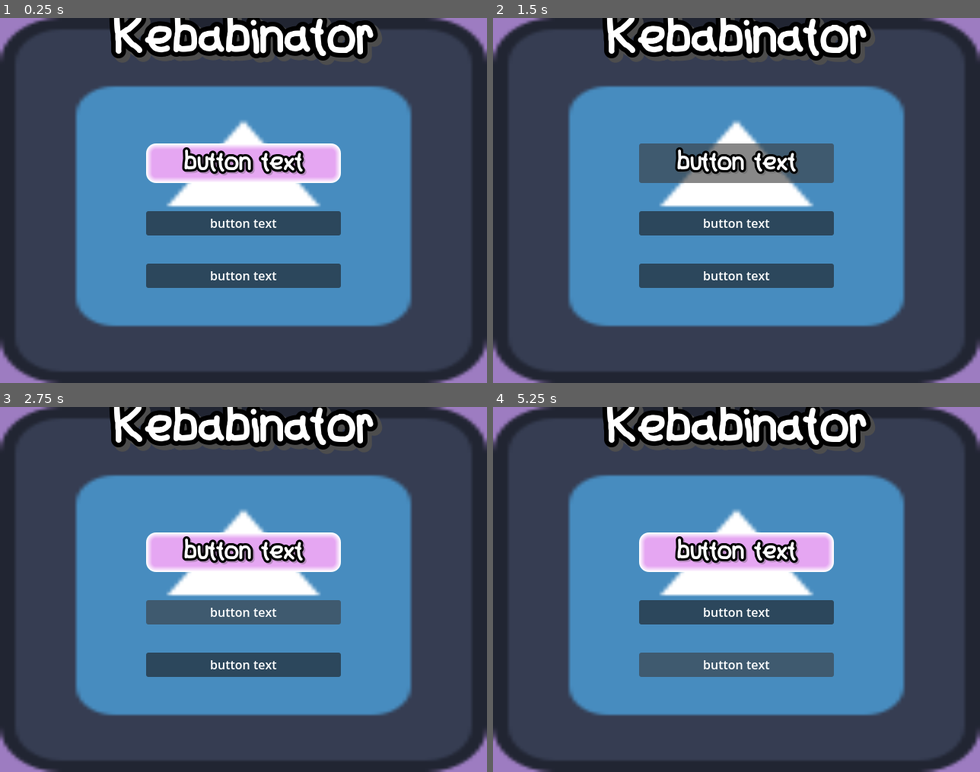
Above: before the commit, frames 1-4 (two rows, left to right).
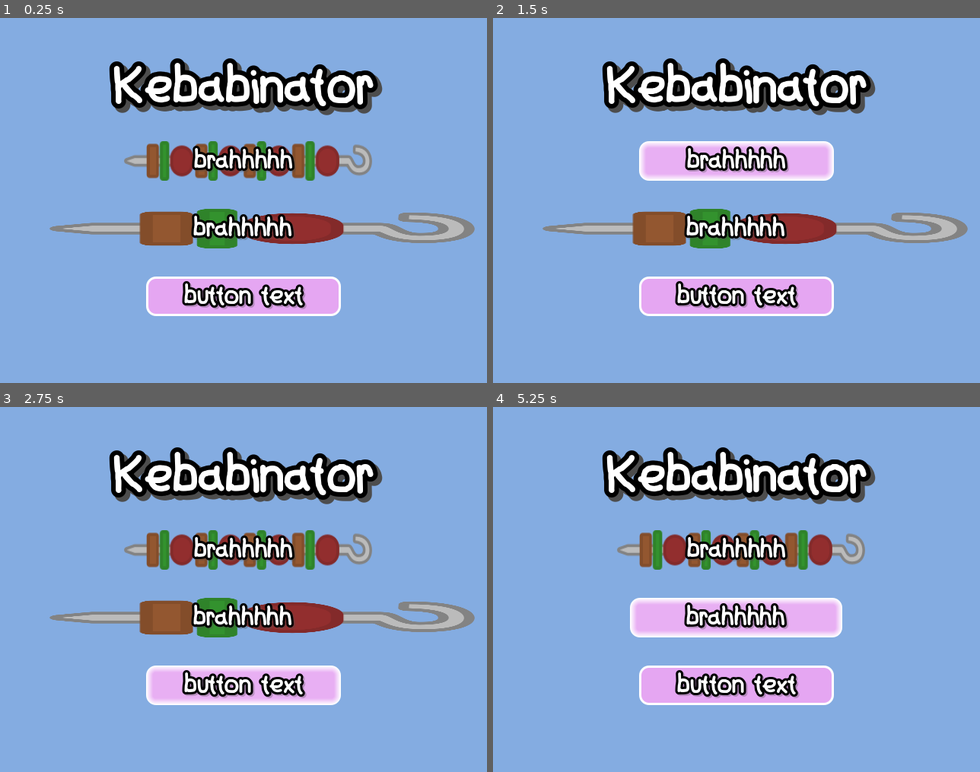
Above: after the commit, the same moments.

Repository: MartinLeGrand/AGES2026GameJam
Game: Godot game, scene res://Project/UI/MainMenu.tscn
The game is run twice, just before and just after one commit, with the same random seed, the same clock (stepped at 60 frames per second) and the same inputs. The project has no main scene, so this scene is started directly. The engine's default icon, where the game draws it, is replaced by a stand-in: a white triangle on a blue panel in a dark square.
Inputs:
- Up to frame 1 (0.25 s): no input
- Up to frame 2 (1.5 s): click "button text" at 0.5 s; click "button text" (after the commit: "brahhhhh") at 1.25 s
- Up to frame 3 (2.75 s): click "button text" at 2 s
- Up to frame 4 (5.25 s): click "button text" (after the commit: "brahhhhh") at 2.75 s; click "button text" (after the commit: "brahhhhh") at 3.5 s; click "button text" at 4.25 s; click "button text" (after the commit: "brahhhhh") at 5 s

The runs differ from the first frame. In frame 1, 99% of the frame differs, in the area x 0-100%, y 0-100%; in frame 2, 99%; in frame 3, 99%; in frame 4, 99%.

Commit message:
UI saker

Diff:
--- /dev/null
+++ b/Project/UI/Inkscape/Button_Background.svg
@@ -0,0 +1,46 @@
+<?xml version="1.0" encoding="UTF-8" standalone="no"?>
+<!-- Created with Inkscape (http://www.inkscape.org/) -->
+
+<svg
+   width="35.328144mm"
+   height="12.549905mm"
+   viewBox="0 0 35.328144 12.549905"
+   version="1.1"
+   id="svg1"
+   xml:space="preserve"
+   xmlns="http://www.w3.org/2000/svg"
+   xmlns:svg="http://www.w3.org/2000/svg"><defs
+     id="defs1" /><g
+     id="layer1"
+     transform="translate(-39.173459,-39.035344)"><path
+       id="rect1"
+       style="font-variation-settings:'wdth' 75, 'wght' 800;fill:#bbbbbb;stroke:#838383;stroke-width:1.87296;stroke-linejoin:round;paint-order:markers stroke fill"
+       d="m 42.893669,44.40155 h 23.389248 c 1.06836,0 1.20658,3.188846 3.457951,3.188846 2.251372,0 2.508506,-1.606949 2.492889,-2.280105 -0.01562,-0.673156 -0.184458,-2.674114 -3.471439,-3.017876 l 0.03762,-1.215825 c 3.603501,0 4.765185,2.422751 4.765185,4.328879 0,1.906128 -1.069226,3.574502 -3.526393,3.574502 -2.457168,0 -3.065876,-1.700692 -3.833895,-2.760939 H 42.893673 l -2.783939,-0.90874 z" /><rect
+       style="font-variation-settings:'wdth' 75, 'wght' 800;fill:#935730;fill-opacity:1;stroke:#834d2a;stroke-width:2;stroke-linejoin:round;stroke-opacity:1;paint-order:markers stroke fill"
+       id="rect2"
+       width="2.2035601"
+       height="8.8142405"
+       x="48.010994"
+       y="40.903175" /><rect
+       style="font-variation-settings:'wdth' 75, 'wght' 800;fill:#33922e;fill-opacity:1;stroke:#2f832a;stroke-width:2;stroke-linejoin:round;stroke-opacity:1;paint-order:markers stroke fill"
+       id="rect3"
+       width="1.1998026"
+       height="10.549904"
+       x="52.529041"
+       y="40.035343" /><rect
+       style="font-variation-settings:'wdth' 75, 'wght' 800;fill:#922e2e;fill-opacity:1;stroke:#832a2a;stroke-width:2;stroke-linejoin:round;stroke-opacity:1;paint-order:markers stroke fill"
+       id="rect4"
+       width="6.0931206"
+       height="7.810483"
+       x="56.043327"
+       y="41.405052"
+       rx="3.0465593"
+       ry="3.0465593" /></g><rect
+     style="font-variation-settings:'wdth' 75, 'wght' 800;display:none;fill:#922e2e;fill-opacity:0.207712;stroke:none;stroke-width:2.92443;stroke-linejoin:round;stroke-opacity:1;paint-order:markers stroke fill"
+     id="rect5"
+     width="35.32814"
+     height="12.549904"
+     x="2.9224793e-06"
+     y="-6.122084e-07"
+     rx="0"
+     ry="0" /></svg>
--- /dev/null
+++ b/Project/UI/Inkscape/Button_Background_HQ.svg
@@ -0,0 +1,46 @@
+<?xml version="1.0" encoding="UTF-8" standalone="no"?>
+<!-- Created with Inkscape (http://www.inkscape.org/) -->
+
+<svg
+   width="35.328144mm"
+   height="12.549905mm"
+   viewBox="0 0 35.328144 12.549905"
+   version="1.1"
+   id="svg1"
+   xml:space="preserve"
+   xmlns="http://www.w3.org/2000/svg"
+   xmlns:svg="http://www.w3.org/2000/svg"><defs
+     id="defs1" /><g
+     id="layer1"
+     transform="translate(-39.173459,-39.035344)"><path
+       id="rect1"
+       style="font-variation-settings:'wdth' 75, 'wght' 800;fill:#bbbbbb;stroke:#838383;stroke-width:1.87296;stroke-linejoin:round;paint-order:markers stroke fill"
+       d="m 42.893669,44.40155 h 23.389248 c 1.06836,0 1.20658,3.188846 3.457951,3.188846 2.251372,0 2.508506,-1.606949 2.492889,-2.280105 -0.01562,-0.673156 -0.184458,-2.674114 -3.471439,-3.017876 l 0.03762,-1.215825 c 3.603501,0 4.765185,2.422751 4.765185,4.328879 0,1.906128 -1.069226,3.574502 -3.526393,3.574502 -2.457168,0 -3.065876,-1.700692 -3.833895,-2.760939 H 42.893673 l -2.783939,-0.90874 z" /><rect
+       style="font-variation-settings:'wdth' 75, 'wght' 800;fill:#935730;fill-opacity:1;stroke:#834d2a;stroke-width:2;stroke-linejoin:round;stroke-opacity:1;paint-order:markers stroke fill"
+       id="rect2"
+       width="2.2035601"
+       height="8.8142405"
+       x="48.010994"
+       y="40.903175" /><rect
+       style="font-variation-settings:'wdth' 75, 'wght' 800;fill:#33922e;fill-opacity:1;stroke:#2f832a;stroke-width:2;stroke-linejoin:round;stroke-opacity:1;paint-order:markers stroke fill"
+       id="rect3"
+       width="1.1998026"
+       height="10.549904"
+       x="52.529041"
+       y="40.035343" /><rect
+       style="font-variation-settings:'wdth' 75, 'wght' 800;fill:#922e2e;fill-opacity:1;stroke:#832a2a;stroke-width:2;stroke-linejoin:round;stroke-opacity:1;paint-order:markers stroke fill"
+       id="rect4"
+       width="6.0931206"
+       height="7.810483"
+       x="56.043327"
+       y="41.405052"
+       rx="3.0465593"
+       ry="3.0465593" /></g><rect
+     style="font-variation-settings:'wdth' 75, 'wght' 800;display:none;fill:#922e2e;fill-opacity:0.207712;stroke:none;stroke-width:2.92443;stroke-linejoin:round;stroke-opacity:1;paint-order:markers stroke fill"
+     id="rect5"
+     width="35.32814"
+     height="12.549904"
+     x="2.9224793e-06"
+     y="-6.122084e-07"
+     rx="0"
+     ry="0" /></svg>
--- a/Project/UI/MainMenu.tscn
+++ b/Project/UI/MainMenu.tscn
@@ -1,18 +1,33 @@
 [gd_scene format=3 uid="uid://cfv8kn57cs3su"]
 
-[ext_resource type="Texture2D" uid="uid://be4pshd6uuas0" path="res://Project/Art/icon.svg" id="1_22b33"]
-[ext_resource type="LabelSettings" uid="uid://cipdl0onphtiv" path="res://Project/UI/Label Settings/LS_GameTitle.tres" id="2_ptxru"]
-[ext_resource type="LabelSettings" uid="uid://cij2mbiqocumf" path="res://Project/UI/Label Settings/LS_Button_MainMenu.tres" id="3_lm3qj"]
+[ext_resource type="StyleBox" uid="uid://qixmiol0238r" path="res://Project/UI/Styles/StyleBoxFlat/SBF_Button_MainMenu.tres" id="2_22b33"]
+[ext_resource type="StyleBox" uid="uid://bor18it3ljgy8" path="res://Project/UI/Styles/StyleBoxFlat/SBT_Button_MainMenu.tres" id="2_lm3qj"]
+[ext_resource type="LabelSettings" uid="uid://cipdl0onphtiv" path="res://Project/UI/Styles/Labels/LS_GameTitle.tres" id="2_ptxru"]
+[ext_resource type="StyleBox" uid="uid://bi14ojy2jrq43" path="res://Project/UI/Styles/StyleBoxFlat/SBT_Button_MainMenu_HQ.tres" id="3_2j7ew"]
+[ext_resource type="LabelSettings" uid="uid://cij2mbiqocumf" path="res://Project/UI/Styles/Labels/LS_Button_MainMenu.tres" id="3_lm3qj"]
 
-[sub_resource type="StyleBoxTexture" id="StyleBoxTexture_jtttf"]
-texture = ExtResource("1_22b33")
+[sub_resource type="StyleBoxFlat" id="StyleBoxFlat_uhk5j"]
+bg_color = Color(0.5169873, 0.67330265, 0.88143444, 1)
 
-[sub_resource type="StyleBoxFlat" id="StyleBoxFlat_4nwno"]
-bg_color = Color(0.89680314, 0.6497098, 0.94676155, 1)
-border_width_left = 8
-border_width_top = 8
-border_width_right = 8
-border_width_bottom = 8
+[sub_resource type="StyleBoxFlat" id="StyleBoxFlat_fydg2"]
+bg_color = Color(0.8844203, 0.6037837, 0.93816966, 1)
+border_width_left = 6
+border_width_top = 6
+border_width_right = 6
+border_width_bottom = 6
+border_color = Color(0.89492244, 0.89492244, 0.8949223, 1)
+border_blend = true
+corner_radius_top_left = 12
+corner_radius_top_right = 12
+corner_radius_bottom_right = 12
+corner_radius_bottom_left = 12
+
+[sub_resource type="StyleBoxFlat" id="StyleBoxFlat_ci4ob"]
+bg_color = Color(0.9103136, 0.686756, 0.9533799, 1)
+border_width_left = 9
+border_width_top = 9
+border_width_right = 9
+border_width_bottom = 9
 border_color = Color(1, 1, 1, 1)
 border_blend = true
 corner_radius_top_left = 12
@@ -35,7 +50,7 @@
 anchor_bottom = 1.0
 grow_horizontal = 2
 grow_vertical = 2
-theme_override_styles/panel = SubResource("StyleBoxTexture_jtttf")
+theme_override_styles/panel = SubResource("StyleBoxFlat_uhk5j")
 
 [node name="VBoxContainer" type="VBoxContainer" parent="Panel" unique_id=1377915524]
 layout_mode = 1
@@ -44,10 +59,10 @@
 anchor_top = 0.5
 anchor_right = 0.5
 anchor_bottom = 0.5
-offset_left = -232.0
-offset_top = -246.0
-offset_right = 232.0
-offset_bottom = 246.0
+offset_left = -171.0
+offset_top = -180.5
+offset_right = 171.0
+offset_bottom = 180.5
 grow_horizontal = 2
 grow_vertical = 2
 theme_override_constants/separation = 37
@@ -59,57 +74,105 @@
 horizontal_alignment = 1
 vertical_alignment = 1
 
-[node name="Control" type="Control" parent="Panel/VBoxContainer" unique_id=547940765]
-custom_minimum_size = Vector2(0, 32)
-layout_mode = 2
-
-[node name="Button" type="Button" parent="Panel/VBoxContainer" unique_id=2140055981]
+[node name="Button" type="Button" parent="Panel/VBoxContainer" unique_id=1467320028]
 custom_minimum_size = Vector2(256, 52)
 layout_mode = 2
 size_flags_horizontal = 4
-theme_override_styles/normal = SubResource("StyleBoxFlat_4nwno")
+theme_override_styles/normal = ExtResource("2_lm3qj")
+theme_override_styles/pressed = SubResource("StyleBoxFlat_fydg2")
+theme_override_styles/hover = SubResource("StyleBoxFlat_ci4ob")
 metadata/_edit_group_ = true
 
-[node name="Label" type="Label" parent="Panel/VBoxContainer/Button" unique_id=438123984]
+[node name="Panel" type="Panel" parent="Panel/VBoxContainer/Button" unique_id=1279832282]
+visible = false
+layout_mode = 1
+anchors_preset = 8
+anchor_left = 0.5
+anchor_top = 0.5
+anchor_right = 0.5
+anchor_bottom = 0.5
+offset_left = -128.0
+offset_top = -26.0
+offset_right = 896.0
+offset_bottom = 182.0
+grow_horizontal = 2
+grow_vertical = 2
+scale = Vector2(0.25, 0.25)
+theme_override_styles/panel = ExtResource("3_2j7ew")
+
+[node name="Label" type="Label" parent="Panel/VBoxContainer/Button" unique_id=1037669693]
 layout_mode = 1
 anchors_preset = 15
 anchor_right = 1.0
 anchor_bottom = 1.0
+offset_top = 1.0
+offset_bottom = 1.0
+grow_horizontal = 2
+grow_vertical = 2
+text = "brahhhhh"
+label_settings = ExtResource("3_lm3qj")
+horizontal_alignment = 1
+vertical_alignment = 1
+
+[node name="Button3" type="Button" parent="Panel/VBoxContainer" unique_id=673497782]
+custom_minimum_size = Vector2(256, 52)
+layout_mode = 2
+size_flags_horizontal = 4
+theme_override_styles/normal = ExtResource("3_2j7ew")
+theme_override_styles/pressed = SubResource("StyleBoxFlat_fydg2")
+theme_override_styles/hover = SubResource("StyleBoxFlat_ci4ob")
+metadata/_edit_group_ = true
+
+[node name="Panel" type="Panel" parent="Panel/VBoxContainer/Button3" unique_id=836185539]
+visible = false
+layout_mode = 1
+anchors_preset = 8
+anchor_left = 0.5
+anchor_top = 0.5
+anchor_right = 0.5
+anchor_bottom = 0.5
+offset_left = -128.0
+offset_top = -26.0
+offset_right = 896.0
+offset_bottom = 182.0
+grow_horizontal = 2
+grow_vertical = 2
+scale = Vector2(0.25, 0.25)
+theme_override_styles/panel = ExtResource("3_2j7ew")
+
+[node name="Label" type="Label" parent="Panel/VBoxContainer/Button3" unique_id=496482449]
+layout_mode = 1
+anchors_preset = 15
+anchor_right = 1.0
+anchor_bottom = 1.0
+offset_top = 1.0
+offset_bottom = 1.0
+grow_horizontal = 2
+grow_vertical = 2
+text = "brahhhhh"
+label_settings = ExtResource("3_lm3qj")
+horizontal_alignment = 1
+vertical_alignment = 1
+
+[node name="Button2" type="Button" parent="Panel/VBoxContainer" unique_id=1104374960]
+custom_minimum_size = Vector2(256, 52)
+layout_mode = 2
+size_flags_horizontal = 4
+theme_override_styles/normal = ExtResource("2_22b33")
+theme_override_styles/pressed = SubResource("StyleBoxFlat_fydg2")
+theme_override_styles/hover = SubResource("StyleBoxFlat_ci4ob")
+metadata/_edit_group_ = true
+
+[node name="Label" type="Label" parent="Panel/VBoxContainer/Button2" unique_id=1111731925]
+layout_mode = 1
+anchors_preset = 15
+anchor_right = 1.0
+anchor_bottom = 1.0
+offset_top = 1.0
+offset_bottom = 1.0
 grow_horizontal = 2
 grow_vertical = 2
 text = "button text"
 label_settings = ExtResource("3_lm3qj")
 horizontal_alignment = 1
 vertical_alignment = 1
-
-[node name="Button2" type="Button" parent="Panel/VBoxContainer" unique_id=677605324]
-custom_minimum_size = Vector2(256, 32)
-layout_mode = 2
-size_flags_horizontal = 4
-
-[node name="Label" type="Label" parent="Panel/VBoxContainer/Button2" unique_id=303645446]
-layout_mode = 1
-anchors_preset = 15
-anchor_right = 1.0
-anchor_bottom = 1.0
-grow_horizontal = 2
-grow_vertical = 2
-text = "button text"
-horizontal_alignment = 1
-vertical_alignment = 1
-
-[node name="Button3" type="Button" parent="Panel/VBoxContainer" unique_id=1975729999]
-custom_minimum_size = Vector2(256, 32)
-layout_mode = 2
-size_flags_horizontal = 4
-
-[node name="Label" type="Label" parent="Panel/VBoxContainer/Button3" unique_id=1804882241]
-layout_mode = 1
-anchors_preset = 15
-anchor_right = 1.0
-anchor_bottom = 1.0
-grow_horizontal = 2
-grow_vertical = 2
-text = "button text"
-horizontal_alignment = 1
-vertical_alignment = 1
--- /dev/null
+++ b/Project/UI/Styles/StyleBoxFlat/SBF_Button_MainMenu.tres
@@ -0,0 +1,13 @@
+[gd_resource type="StyleBoxFlat" format=3 uid="uid://qixmiol0238r"]
+
+[resource]
+bg_color = Color(0.89680314, 0.6497098, 0.94676155, 1)
+border_width_left = 3
+border_width_top = 3
+border_width_right = 3
+border_width_bottom = 3
+border_color = Color(1, 1, 1, 1)
+corner_radius_top_left = 12
+corner_radius_top_right = 12
+corner_radius_bottom_right = 12
+corner_radius_bottom_left = 12
--- /dev/null
+++ b/Project/UI/Styles/StyleBoxFlat/SBT_Button_MainMenu.tres
@@ -0,0 +1,12 @@
+[gd_resource type="StyleBoxTexture" format=3 uid="uid://bor18it3ljgy8"]
+
+[ext_resource type="Texture2D" uid="uid://b8eyb1urj1uxb" path="res://Project/UI/Inkscape/Button_Background.svg" id="1_hrram"]
+
+[resource]
+texture = ExtResource("1_hrram")
+texture_margin_left = 29.0
+texture_margin_right = 42.0
+expand_margin_left = 29.0
+expand_margin_right = 41.0
+axis_stretch_horizontal = 2
+axis_stretch_vertical = 2
--- /dev/null
+++ b/Project/UI/Styles/StyleBoxFlat/SBT_Button_MainMenu_HQ.tres
@@ -0,0 +1,13 @@
+[gd_resource type="StyleBoxTexture" format=3 uid="uid://bi14ojy2jrq43"]
+
+[ext_resource type="Texture2D" uid="uid://bqcofw1yjm68s" path="res://Project/UI/Inkscape/Button_Background_HQ.svg" id="1_h2tbk"]
+
+[resource]
+texture = ExtResource("1_h2tbk")
+texture_margin_left = 115.0
+texture_margin_right = 164.0
+expand_margin_left = 115.0
+expand_margin_right = 165.0
+axis_stretch_horizontal = 2
+axis_stretch_vertical = 2
+region_rect = Rect2(0, 0, 534, 190)
--- /dev/null
+++ b/Project/UI/Theme_MainMenu.tres
@@ -0,0 +1,9 @@
+[gd_resource type="Theme" format=3 uid="uid://bulno40k5cn04"]
+
+[ext_resource type="FontFile" uid="uid://dpvb2tp2gx5p5" path="res://Project/UI/Fonts/friendlyscribbles.ttf" id="1_30u68"]
+[ext_resource type="StyleBox" uid="uid://qixmiol0238r" path="res://Project/UI/Label Settings/StyleBoxFlat/SBF_Button_MainMenu.tres" id="2_85qoo"]
+
+[resource]
+Button/font_sizes/font_size = 18
+Button/fonts/font = ExtResource("1_30u68")
+Button/styles/normal = ExtResource("2_85qoo")
Not shown, added: Project/UI/Inkscape/Button_Background.svg.import
Not shown, added: Project/UI/Inkscape/Button_Background_HQ.svg.import
Renamed: Project/UI/Label Settings/LS_Button_MainMenu.tres -> Project/UI/Styles/Labels/LS_Button_MainMenu.tres
Renamed: Project/UI/Label Settings/LS_GameTitle.tres -> Project/UI/Styles/Labels/LS_GameTitle.tres
